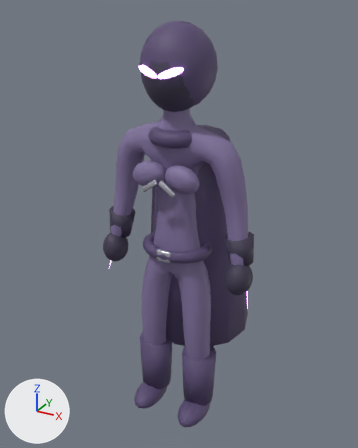
Before and after pictures for a commit that changed the glTF model game/assets/models/heroes/noctis.glb.
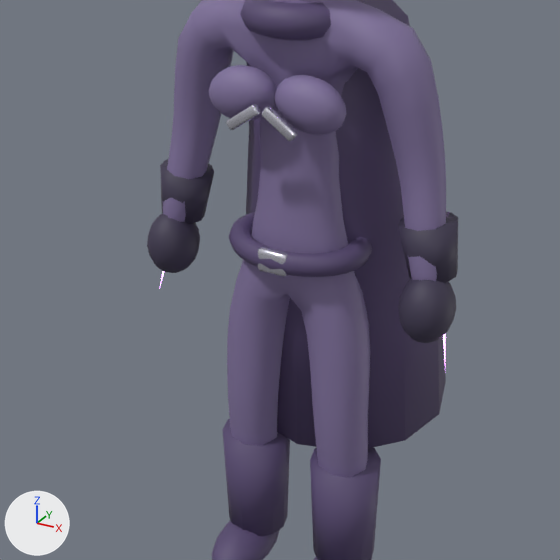
Each version appears first whole from a 50 mm lens placed at (1.081, -1.945, 2.094), pointed at (-0.072, 0.153, 1.045), and next in a close-up on the part from 9% to 85% of the width and 29% to 89% of the height. Lighting does not change. The marker at lower left points along +X, +Y and +Z. The first two pictures are the older version.

Names of what the first close-up shows: 'noctis'.
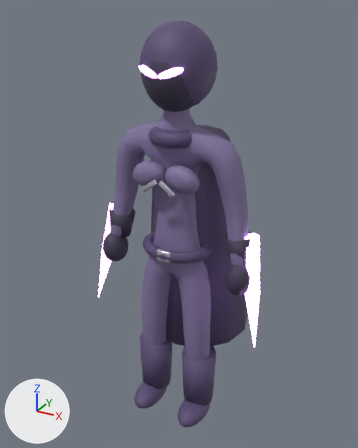
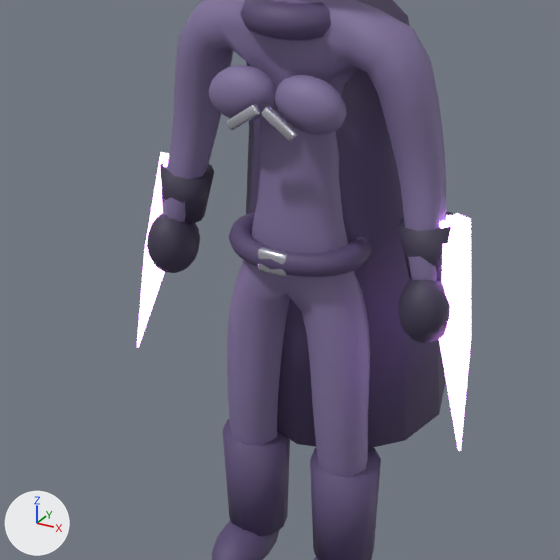
Diff of the bpy script that builds the scene:
```diff
--- a/game/assets/models/heroes/noctis.glb.py
+++ b/game/assets/models/heroes/noctis.glb.py
@@ me_noctis_mesh @@
 # used by ob_noctis; location = (0.0, 0.0, 0.0)
-me_noctis_mesh.from_pydata(...)  # 2753 vertices, 5398 faces; spans x -0.41..0.41, y -0.19..0.55, z 0.0..2.04
+me_noctis_mesh.from_pydata(...)  # 2767 vertices, 5426 faces; spans x -0.47..0.47, y -0.19..0.55, z 0.0..2.04
+# me_noctis_mesh part 1: the loose piece of 5 vertices spanning x -0.4..-0.33, y -0.04..0.07, z 0.77..1.15 is rebuilt with 12 vertices and now spans x -0.47..-0.32, y -0.08..0.07, z 0.6..1.14
+# me_noctis_mesh part 2: the loose piece of 5 vertices spanning x 0.33..0.4, y -0.04..0.07, z 0.77..1.15 is rebuilt with 12 vertices and now spans x 0.32..0.47, y -0.08..0.07, z 0.6..1.14
 me_noctis_mesh.materials.append(mat_cloak)
```

Pixel boxes (x1, y1, x2, y2) of what changed, in the close-ups (560 x 560 px):
'noctis', reshaped
    before: (147, 0, 458, 560)
    after: (137, 0, 471, 560)
part 1 of me_noctis_mesh, rebuilt (mostly hidden before)
    before: (160, 271, 164, 286)
    after: (137, 152, 169, 347)
part 2 of me_noctis_mesh, rebuilt
    before: (443, 334, 445, 360)
    after: (439, 213, 471, 451)
